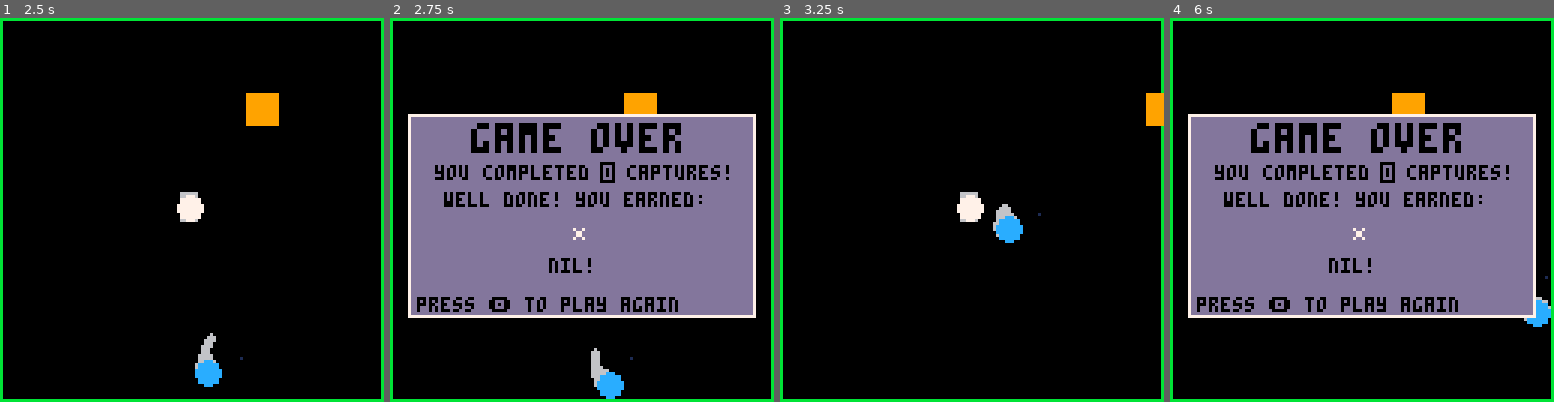
Above: before the commit, frames 1-4 (left to right).
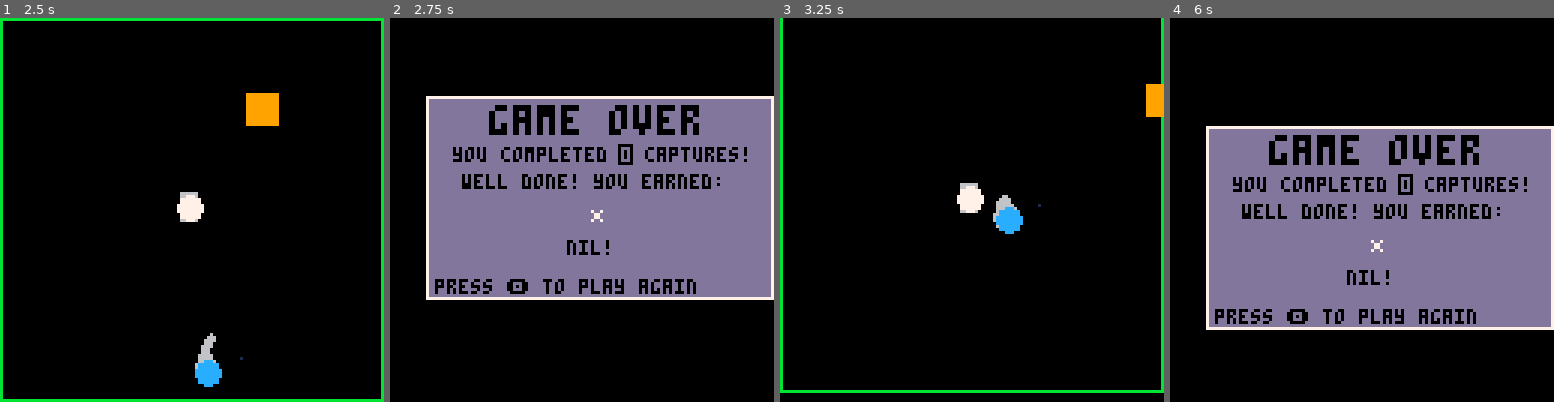
Above: after the commit, the same moments.

Repository: brettski/pico-8
Game: PICO-8 cartridge pivotpico.p8
Two runs of this game, one before a commit and one after it. Both use one fixed random seed, a clock stepped at 60 frames per second and the inputs below.
Inputs:
- Up to frame 1 (2.5 s): tap X (X key) at 0.33, 1.07, 1.85 s; tap O (Z key) at 0.7, 1.7, 2.1 s
- Up to frame 2 (2.75 s): tap O (Z key) at 2.5 s
- Up to frame 3 (3.25 s): tap O (Z key) at 2.9 s; tap X (X key) at 2.97 s
- Up to frame 4 (6 s): tap O (Z key) every 0.4 s from 3.3 to 5.7 s; tap X (X key) at 4.08, 5.2 s

Frame 1 is identical in both runs. In frame 2, 26% of the frame differs, in the area x 0-100%, y 0-100%; in frame 3, 3.5%; in frame 4, 24%.

Commit message:
fix shake and moved cls to root draw function

Diff:
--- a/pivotpico.p8
+++ b/pivotpico.p8
@@ -17,6 +17,7 @@
 end
 
 function _draw()
+cls()
 _drw()
 
 	if isdbg then
@@ -63,7 +64,6 @@
  end
 
  _drw=function()
-  cls()
   local spidx=flr(log10(score))+1
   print("\^w\^t"..score,scxpos[spidx],scypos,6)
   p:draw()
@@ -77,7 +77,7 @@
 end
 
 -->8
---2
+--game over
 
 function gameover_u()
  gameover_u1()
@@ -94,6 +94,11 @@
 end
 
 function gameover_d1()
+ doshake()
+ drw_go_dialog()
+end
+
+function drw_go_dialog()
  rect(6,32,121,99,7)
  rectfill(7,33,120,98,13)
  print("\^w\^t\^bgame over",27,35,0)
@@ -106,7 +111,6 @@
  local x = (113\2+5) - (#wi.t*4\2)
  print(wi.t,x,80)
  print("press 🅾️ to play again",9,93)
- --doshake();
 end
 
 function game_over()
@@ -350,7 +354,10 @@
  -- finally, fade out the shake
  -- reset to 0 when very low
  shake = shake*0.95
- if (shake<0.05) shake=0
+ if (shake<0.05) then
+  shake=0
+  return true
+ end
 end
 
 -- log10
